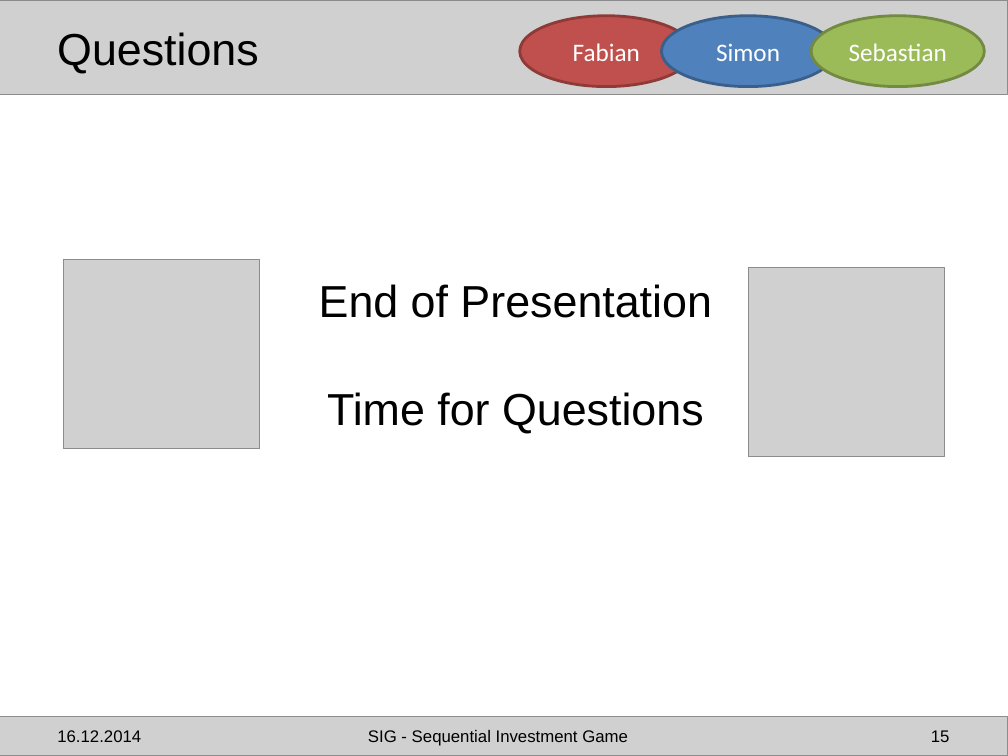
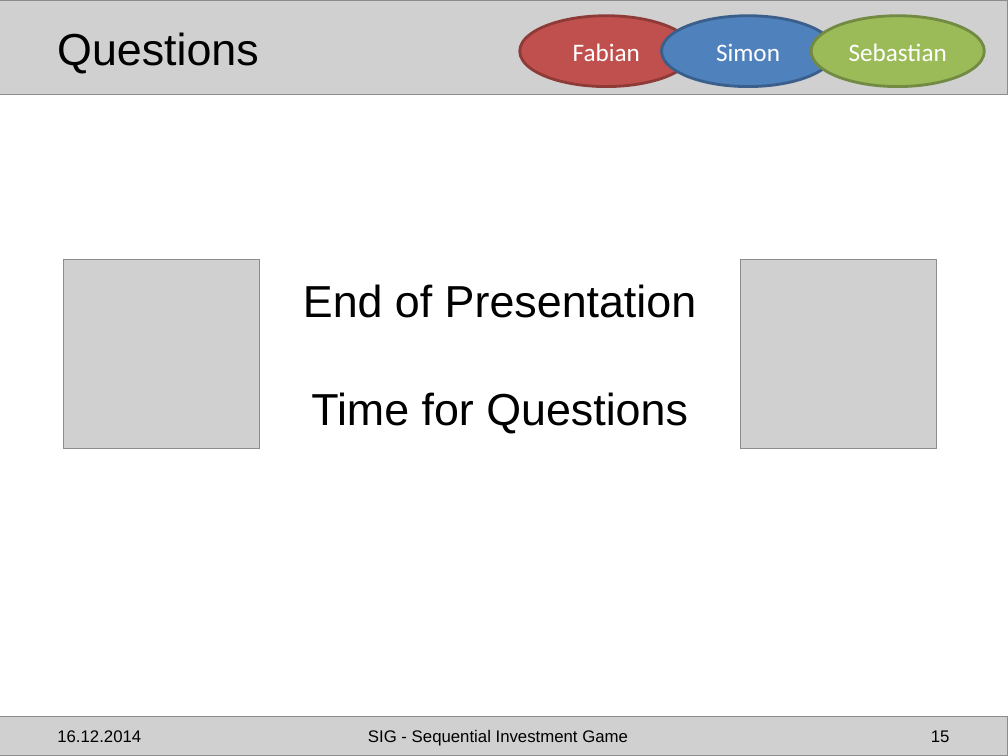
Before and after one commit to simonzi92/Mod-Simu-MATLAB, a slide deck: slide 15 of presentation/SIG - Presentation_Final.pptx. Drawn at 1008x756 pixels with LibreOffice and Linux fonts; fonts in the diff are those of the drawing; grey boxes stand for pictures. Boxes give left, top, right and bottom in pixels: in the first picture for what was removed or moved away, otherwise in the second. Text is boxed around its words. In the diff, an @@ line names an element or a change of style, - is before the commit and + after.

```diff
--- a/presentation/SIG - Presentation_Final.pptx
+++ b/presentation/SIG - Presentation_Final.pptx
@@ text "End of Presentation": place and size @@
-text "End of Presentation" at <box>319,284,711,433</box>
+text "End of Presentation" at <box>303,284,696,433</box>
@@ picture: place and size @@
-picture at <box>748,268,944,458</box>
+picture at <box>740,260,936,450</box>
```
Also in this commit, not shown: 4 other slides changed, 1 other file.
